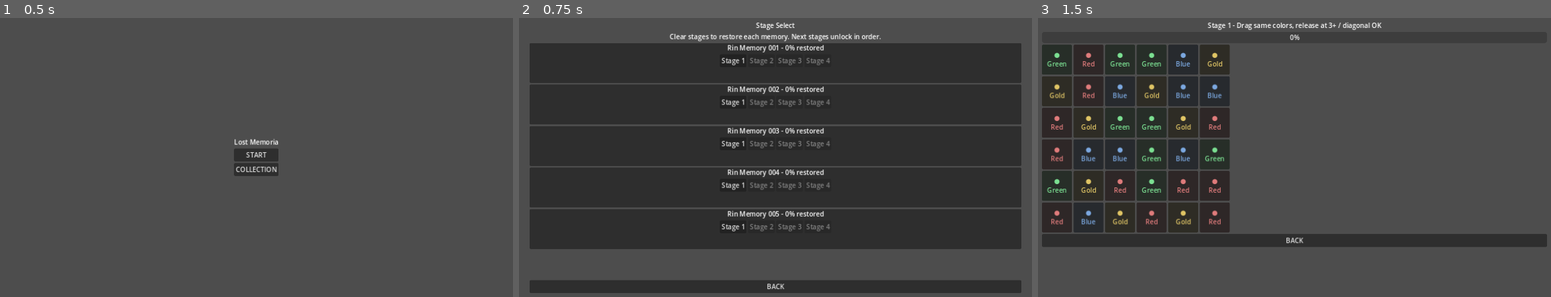
Above: before the commit, frames 1-3 (left to right).
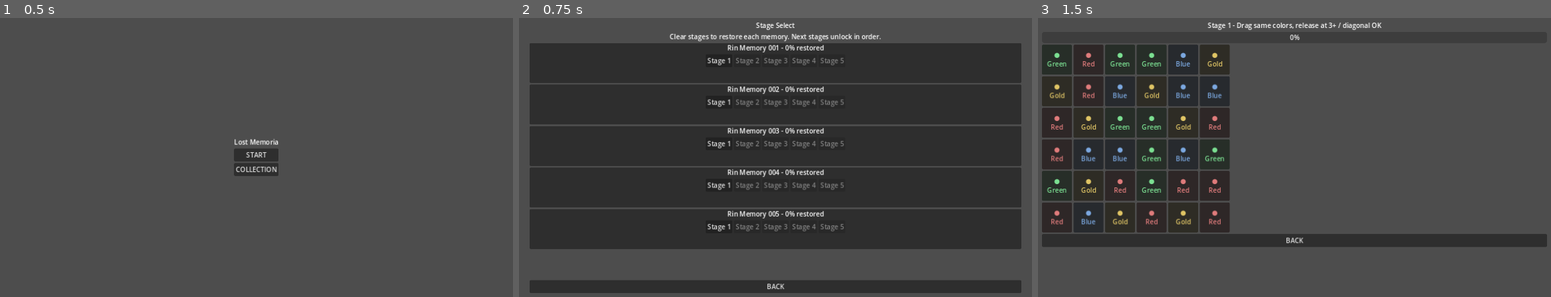
Above: after the commit, the same moments.

Repository: uzupiyo/Lost-Memoria
Game: Godot game, scene res://scenes/title/title.tscn
Two runs of this game, one before a commit and one after it. Both use one fixed random seed, a clock stepped at 60 frames per second and the inputs below.
Inputs:
- Up to frame 1 (0.5 s): no input
- Up to frame 2 (0.75 s): click "START" at 0.5 s
- Up to frame 3 (1.5 s): click "Stage 1" at 1.25 s

Frame 1 is identical in both runs. In frame 2, 1.5% of the frame differs, in the area x 36-64%, y 14-77%; in frame 3, nothing differs.

Commit message:
Change still unlocks to five shards

Diff:
--- a/scripts/game_state.gd
+++ b/scripts/game_state.gd
@@ -1,11 +1,11 @@
 extends Node
 
-const STILL_STAGE_COUNT := 4
+const STILL_STAGE_COUNT: int = 5
 
 var selected_still_id: String = "rin_001"
 var selected_stage_index: int = 0
 
-var stills := {
+var stills: Dictionary = {
 	"rin_001": {
 		"title": "Rin Memory 001",
 		"image_path": "res://assets/stills/rin/Rin001.png",
@@ -48,14 +48,18 @@
 	return stills.keys()
 
 func get_unlock_percent(still_id: String) -> int:
-	var data := get_still_data(still_id)
+	var data: Dictionary = get_still_data(still_id)
 	if data.is_empty():
 		return 0
-	return int(float(data.get("unlocked_stages", 0)) / float(data.get("total_stages", STILL_STAGE_COUNT)) * 100.0)
+	var unlocked_stages: int = int(data.get("unlocked_stages", 0))
+	var total_stages: int = int(data.get("total_stages", STILL_STAGE_COUNT))
+	return int(float(unlocked_stages) / float(total_stages) * 100.0)
 
 func is_still_complete(still_id: String) -> bool:
-	var data := get_still_data(still_id)
-	return not data.is_empty() and int(data.get("unlocked_stages", 0)) >= int(data.get("total_stages", STILL_STAGE_COUNT))
+	var data: Dictionary = get_still_data(still_id)
+	if data.is_empty():
+		return false
+	return int(data.get("unlocked_stages", 0)) >= int(data.get("total_stages", STILL_STAGE_COUNT))
 
 func clear_selected_stage() -> void:
 	unlock_stage(selected_still_id, selected_stage_index)
@@ -64,8 +68,8 @@
 	if not stills.has(still_id):
 		return
 	var data: Dictionary = stills[still_id]
-	var current := int(data.get("unlocked_stages", 0))
-	var next_value = max(current, stage_index + 1)
+	var current: int = int(data.get("unlocked_stages", 0))
+	var next_value: int = max(current, stage_index + 1)
 	data["unlocked_stages"] = clamp(next_value, 0, int(data.get("total_stages", STILL_STAGE_COUNT)))
 	stills[still_id] = data
 	SaveManager.save_game()
